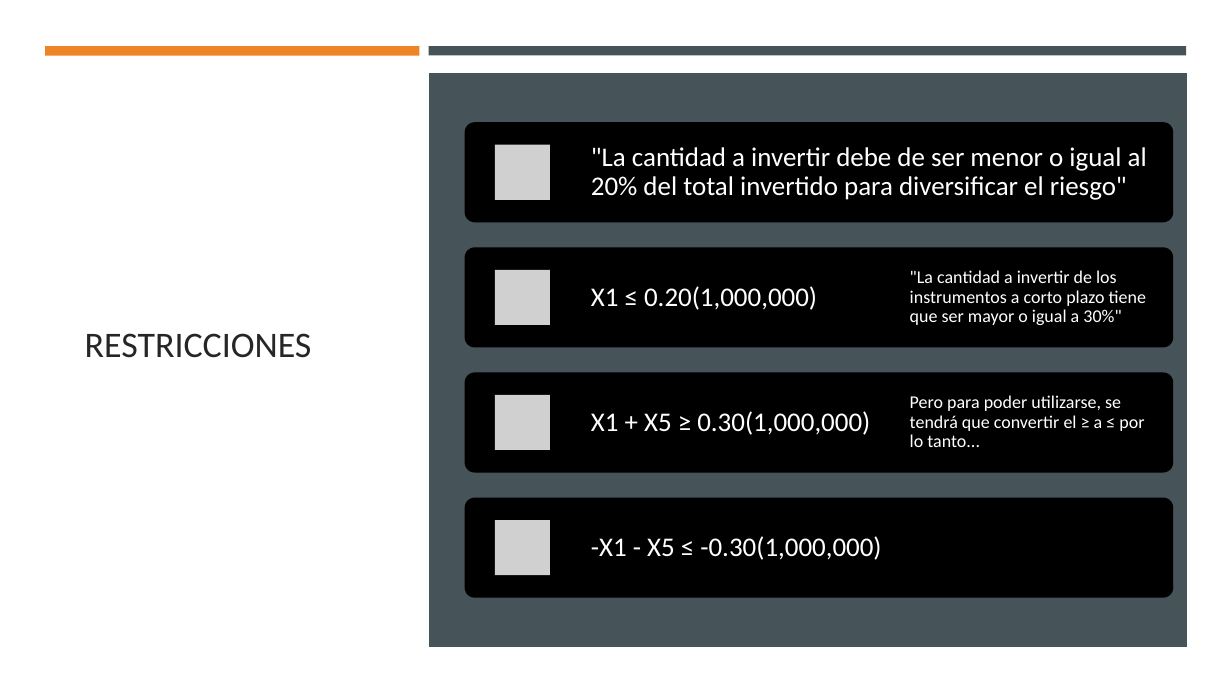
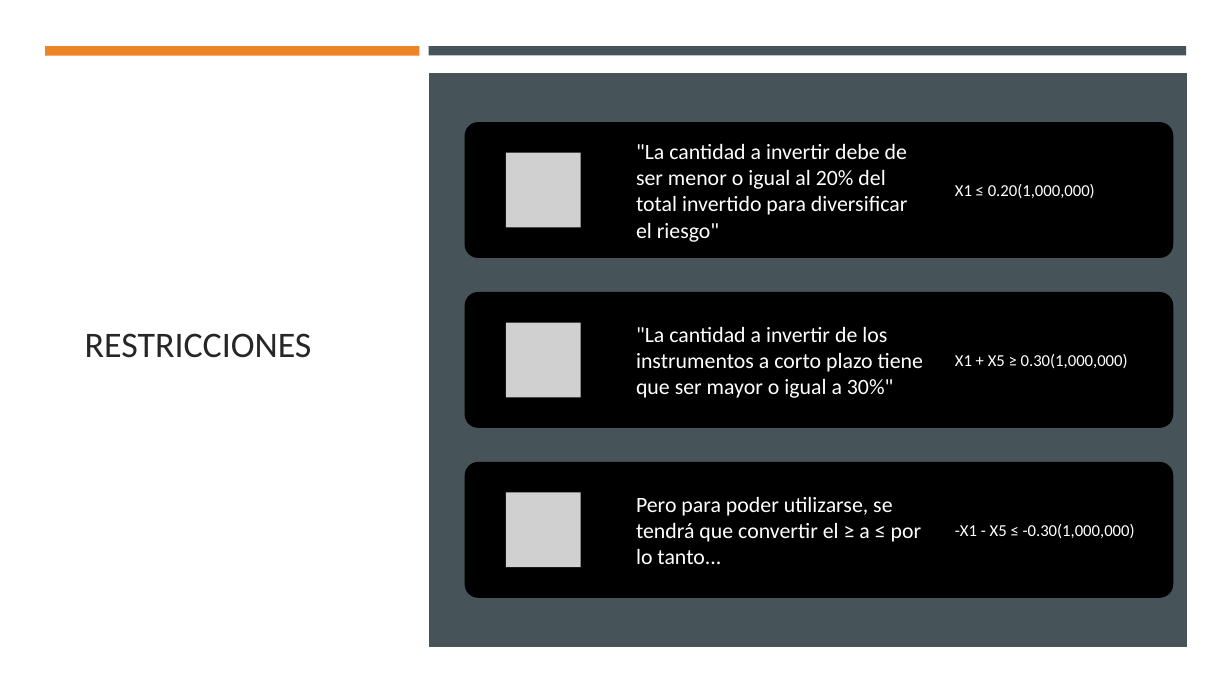
Before and after one commit to luischi1/Proyecto_m-dulo1, a slide deck: slide 8 of Presentación.pptx (slide 6 before the commit). Drawn at 1232x693 pixels with LibreOffice and Linux fonts; fonts in the diff are those of the drawing; grey boxes stand for pictures. Boxes give left, top, right and bottom in pixels: in the first picture for what was removed or moved away, otherwise in the second. Text is boxed around its words. In the diff, an @@ line names an element or a change of style, - is before the commit and + after.

```diff
--- a/Presentación.pptx
+++ b/Presentación.pptx
@@ rounded rectangle: place and size @@
-rounded rectangle at (465, 122, 1174, 222)
+rounded rectangle at (465, 122, 1174, 258)
@@ text ""La cantidad a invertir debe ...": place and size @@
-text ""La cantidad a invertir debe ..." at (591, 147, 1147, 200)
+text ""La cantidad a invertir debe ..." at (636, 144, 908, 242)
@@ text ""La cantidad a invertir debe ..." at (636, 144, 908, 242): size 21 to 17 pt; line spacing 0.9 to 1; less space between paragraphs @@
@@ text "X1 ≤ 0.20(1,000,000)": place and size @@
-text "X1 ≤ 0.20(1,000,000)" at (591, 286, 817, 310)
+text "X1 ≤ 0.20(1,000,000)" at (955, 184, 1095, 198)
@@ picture: place and size @@
-picture at (495, 145, 551, 201)
+picture at (506, 152, 580, 227)
@@ rounded rectangle: place and size @@
-rounded rectangle at (465, 248, 1174, 348)
+rounded rectangle at (465, 292, 1174, 428)
@@ text ""La cantidad a invertir de ...": place and size @@
-text ""La cantidad a invertir de ..." at (910, 270, 1146, 325)
+text ""La cantidad a invertir de ..." at (636, 327, 923, 398)
@@ text ""La cantidad a invertir de ..." at (636, 327, 923, 398): size 14 to 17 pt; line spacing 0.9 to 1; more space between paragraphs @@
@@ size 21 to 13 pt; line spacing 0.9 to 1; less space between paragraphs in 3 elements at (955, 524, 1135, 538), (955, 184, 1095, 198), (955, 354, 1128, 368) @@
@@ text "X1 + X5 ≥ 0.30(1,000,000)": place and size @@
-text "X1 + X5 ≥ 0.30(1,000,000)" at (591, 411, 870, 435)
+text "X1 + X5 ≥ 0.30(1,000,000)" at (955, 354, 1128, 368)
@@ picture: place and size @@
-picture at (495, 270, 551, 325)
+picture at (506, 323, 580, 397)
@@ rounded rectangle removed at (465, 372, 1174, 472) @@
@@ rounded rectangle: place and size @@
-rounded rectangle at (465, 498, 1174, 598)
+rounded rectangle at (465, 462, 1174, 598)
@@ text "Pero para poder utilizarse, se ..." at (636, 497, 922, 564): size 14 to 17 pt; line spacing 0.9 to 1; more space between paragraphs @@
@@ text "Pero para poder utilizarse, se ...": place and size @@
-text "Pero para poder utilizarse, se ..." at (910, 395, 1144, 447)
+text "Pero para poder utilizarse, se ..." at (636, 497, 922, 564)
@@ text "-X1 - X5 ≤ -0.30(1,000,000)": place and size @@
-text "-X1 - X5 ≤ -0.30(1,000,000)" at (591, 536, 881, 560)
+text "-X1 - X5 ≤ -0.30(1,000,000)" at (955, 524, 1135, 538)
@@ picture: place and size @@
-picture at (495, 395, 551, 450)
+picture at (506, 493, 580, 567)
@@ picture removed at (495, 520, 551, 576) @@
```
Also in this commit, not shown: 5 other slides changed, 3 slides added, 1 slide removed.
